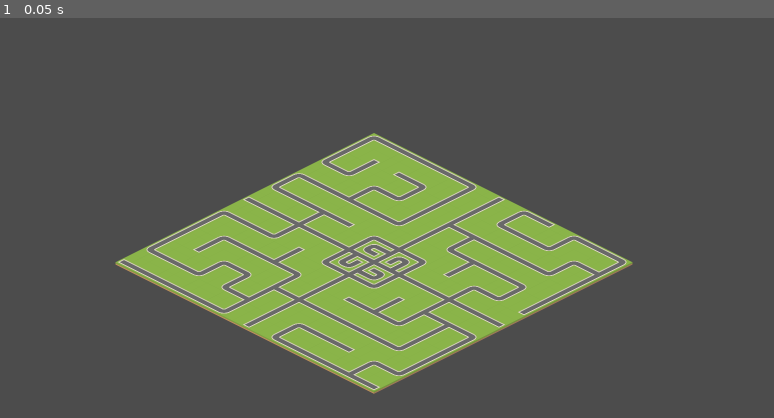
Above: before the commit, frame 1.
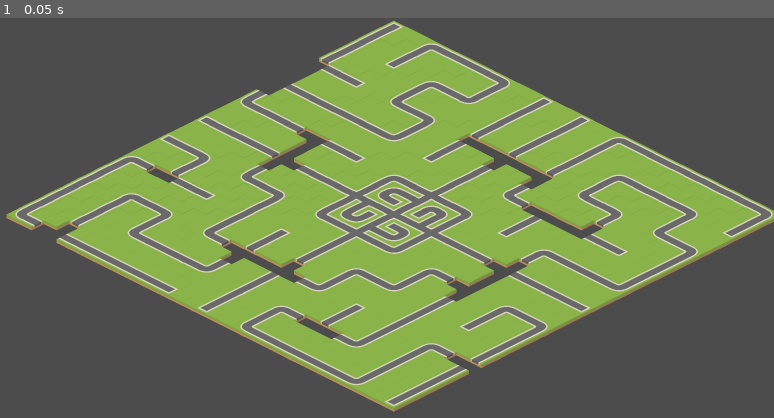
Above: after the commit, the same moment.

Repository: Pe3Hu/hapori
Game: Godot game, scene res://main/main.tscn
The game is run twice, just before and just after one commit, with the same random seed, the same clock (stepped at 60 frames per second) and the same inputs.
Inputs:
- Up to frame 1 (0.05 s): no input

The runs differ from the first frame. In frame 1, 38% of the frame differs, in the area x 0-100%, y 0-99%.

Commit message:
version 0.08
1. roads, crossroads and highways added

Diff:
--- a/main/global.gd
+++ b/main/global.gd
@@ -2,6 +2,7 @@
 
 
 var main
+var maze
 var rng = RandomNumberGenerator.new()
 var stamina_expense = {}
 var primary_key = {}
@@ -19,9 +20,11 @@
 	primary_key.lot = 0
 	primary_key.soul = 0
 	primary_key.recipe = 0
+	primary_key.crossroad = 0
 
 func _ready():
 	main = get_node("/root/main")
+	maze = get_node("/root/main/mazeIsometric")
 	init_stamina_expense()
 	init_primary_key()
 
@@ -1152,3 +1155,7 @@
 	var index
 	var grid
 	var tile
+	var neighbors = []
+	var roads = []
+	var highways = []
+	var crossroad = -1
--- a/main/main.tscn
+++ b/main/main.tscn
@@ -11,4 +11,4 @@
 "_edit_use_anchors_": false
 }
 
-[node name="maze_isometric" parent="." instance=ExtResource( 2 )]
+[node name="mazeIsometric" parent="." instance=ExtResource( 2 )]
--- a/maze/maze.gd
+++ b/maze/maze.gd
@@ -5,6 +5,7 @@
 const E = 2
 const S = 4
 const W = 8
+const ALL = 15
 const step = 3
 
 var steped_walls = {Vector2(0, -step): N, Vector2(step, 0): E,
@@ -19,15 +20,16 @@
 	]
 var deadends = []
 var roads = []
+var highways = []
 var crossroads = []
 var cells = []
-var connects = {}
+var links = {}
 
 var a = 31
 var tile_size = 64  # tile size (in pixels)
 var width = a  # width of map (in tiles)
 var height = a # height of map (in tiles)
-var zoom = 3
+var zoom = 2
 var half
 
 # get a reference to the map for convenience
@@ -35,12 +37,13 @@
 
 func _ready():
 	$camera2D.zoom = Vector2(zoom, zoom)
-	$camera2D.position = map.map_to_world(Vector2(width/2, height/2))
+	$camera2D.position = map.map_to_world(Vector2(width/2, height/2*1.55))
 
 	half = ceil(height / 2)
 
 	tile_size = map.cell_size
 	make_maze()
+	init_cells()
 	find_deadends()
 
 func make_maze():
@@ -106,20 +109,6 @@
 
 			if _j == step*2+1:
 				unvisited.append(cell)
-		#unvisited.append(cell + neighbor)
-#				for _k in 2:
-#					var cell_ = cell
-#
-#					for _l in step:
-#						connect_cells(cell_, neighbors[(_i+1+_k*2)%ways_.size()])
-#						cell_ = cell_ + neighbors[(_i+1+_k*2)%ways_.size()]
-
-#		for _j in 2:
-#			var cell_ = cell + neighbor
-#
-#			for _l in half:
-#				connect_cells(cell_, neighbors[(_i+1+_j*2)%ways_.size()])
-#				cell_ = cell_ + neighbors[(_i+1+_j*2)%ways_.size()]
 
 		cell =  Vector2(half, half) + neighbor *2
 		connect_cells(cell, neighbors[(_i+3)%ways_.size()])
@@ -143,6 +132,9 @@
 	var y = ( y_ <= half + size && y_ >= half - size )
 	return x&&y
 
+func check_borders(cell_):
+	return cell_.x < 0 || cell_.x >= width || cell_.y < 0 || cell_.y >= height
+
 func check_neighbors(cell, unvisited):
 	# returns an array of cell's unvisited neighbors
 	var list = []
@@ -158,50 +150,139 @@
 		map.set_cellv(cell, walls)
 		map.set_cellv(cell+neighbor, n_walls)
 
-func find_deadends():
-	var ends = []
-
-	for neighbor in neighbors:
-		ends.append(N|E|S|W-cell_walls[neighbor])
-
-	for x in range(width):
-		for y in range(height):
-			var tile = map.get_cellv(Vector2(x, y))
-			var index_f = ends.find(tile)
-
-			if index_f != -1:
-				deadends.append(tile)
-
+func init_cells():
 	for x in range(width):
 		for y in range(height):
 			var cell = Global.Cell.new()
-			cell.index = x * width + y
+			cell.index = int(x * width + y)
 			cell.grid = Vector2(x, y)
 			cell.tile = map.get_cellv(cell.grid)
 			cells.append(cell)
 
-			if cell.tile != N|E|S|W:
-				connects[cell.index] = []
-
-				connects[cell.index].append(1)#neighbor
-
-	print(deadends.size())
-	check_tile_include(3,0)
-
-func check_tile_include(tile, way):
-	var reverse = N|E|S|W - tile + 1
+			if cell.tile != 15:
+				links[cell.index] = []
+
+				for neighbor in neighbors:
+					if check_tile_include(cell.tile, neighbor):
+						var cell_neighbor = cell.grid + neighbor
+
+						if !check_borders(cell_neighbor):
+							var index = int(cell_neighbor.x * width + cell_neighbor.y)
+							links[cell.index].append(index)
+
+				cell.neighbors.append_array(links[cell.index])
+
+				if cell.neighbors.size() > 2:
+					crossroads.append(cell.index)
+					cell.crossroad = Global.primary_key.crossroad
+					Global.primary_key.crossroad += 1
+
+func find_deadends():
+	for cell in cells:
+		if cell.neighbors.size() == 1:
+			deadends.append(cell.index)
+
+	print("deadends: ",deadends.size())
+
+	for deadend in deadends:
+		var road = [deadend]
+		var new_cell = cells[deadend].neighbors[0]
+		make_road(new_cell,road)
+		roads.append(road)
+
+			#map.set_cellv(cells[cell_index].grid, 16)
+
+	for crossroad in crossroads:
+		for neighbor in cells[crossroad].neighbors:
+			if cells[neighbor].crossroad != -1:
+				var road = [crossroad,neighbor]
+				make_road(neighbor,road)
+				roads.append(road)
+
+	for _i in roads.size():
+		for cell_index in roads[_i]:
+			cells[cell_index].roads.append(_i)
+
+	for crossroad in crossroads:
+		for neighbor in cells[crossroad].neighbors:
+			if cells[neighbor].roads.size() == 0:
+				var road = [crossroad]
+				make_road(neighbor,road)
+				roads.append(road)
+				map.set_cellv(cells[crossroad].grid, 16)
+				map.set_cellv(cells[neighbor].grid, 16)#highways
+
+
+	var first
+	var end
+
+#	for road in roads:
+#		if check_deadend(road) && road.size() == 4:
+#			#first = road[0]
+#
+#
+#			for _i in range(0, 3):#road.size()-1
+#				map.set_cellv(cells[road[_i]].grid, 16)
+
+#	for _i in roads.size():
+#		if roads[_i].size() == 2:
+#			for cell_index in roads[_i]:
+#				map.set_cellv(cells[cell_index].grid, 16)
+
+func make_road(begin,road):
+	var new_cell = begin
+
+	while cells[new_cell].neighbors.size() == 2:
+		road.append(new_cell)
+
+		for neighbor in cells[new_cell].neighbors:
+			var index_f = road.find(neighbor)
+
+			if index_f == -1:
+				new_cell = neighbor
+
+	new_cell = road[road.size()-1]
+
+	for neighbor in cells[new_cell].neighbors:
+			var index_f = road.find(neighbor)
+
+			if index_f == -1:
+				road.append(neighbor)
+
+func tile_include_ways(tile):
+	var reverse = 15 - tile
 	var ways = [N,E,S,W]
+	var reverse_ways = [W,S,E,N]
 	var binary = []
 	var bin = pow(2,ways.size()-1)
+	var result = []
 
 	for _i in ways.size():
-		var flag =reverse > bin
-
-		if reverse > bin:
+		var flag = reverse >= bin
+
+		if flag:
 			reverse -= bin
+			result.append(reverse_ways[_i])
 
 		bin/=2
-		binary.append(flag)
-		print(reverse)
-
-	print(binary)
+	return result
+
+func check_tile_include(tile, neighbor):
+	var included_ways = tile_include_ways(tile)
+	var ways = [N,E,S,W]
+	var index_f = included_ways.find(cell_walls[neighbor])
+	var result = index_f != -1
+	return result
+
+func convert_grid(grid):
+	return grid.x * width + grid.y
+
+func check_highways(road):
+	var begin = road[0]
+	var end = road[road.size()-1]
+	return cells[begin].crossroad != -1 && cells[end].crossroad != -1
+
+func check_deadend(road):
+	var begin = road[0]
+	var end = road[road.size()-1]
+	return cells[begin].crossroad == -1 || cells[end].crossroad == -1
--- a/maze/maze_isometric.tscn
+++ b/maze/maze_isometric.tscn
@@ -1,9 +1,10 @@
-[gd_scene load_steps=3 format=2]
+[gd_scene load_steps=4 format=2]
 
 [ext_resource path="res://maze/maze.gd" type="Script" id=1]
 [ext_resource path="res://maze/iso_roads.tres" type="TileSet" id=2]
+[ext_resource path="res://maze/tile_map.gd" type="Script" id=3]
 
-[node name="maze_isometric" type="Node2D"]
+[node name="mazeIsometric" type="Node2D"]
 script = ExtResource( 1 )
 
 [node name="tileMap" type="TileMap" parent="."]
@@ -12,9 +13,7 @@
 cell_size = Vector2( 100, 50 )
 cell_custom_transform = Transform2D( 1, 0, 0, 1, 0, 0 )
 format = 1
-__meta__ = {
-"_edit_lock_": true
-}
+script = ExtResource( 3 )
 
 [node name="camera2D" type="Camera2D" parent="."]
 current = true
--- /dev/null
+++ b/maze/tile_map.gd
@@ -0,0 +1,11 @@
+extends TileMap
+
+
+
+func _unhandled_input(event):
+	if event is InputEventMouseButton:
+		if event.button_index == BUTTON_LEFT and event.pressed:
+			var vec = event.position.rotated(deg2rad(-45))
+			var clicked_cell = Global.maze.map.world_to_map(vec)
+			var index = Global.maze.convert_grid(clicked_cell)
+			#print(event.position,vec,index,clicked_cell, Global.maze.cells[index].neighbors)
